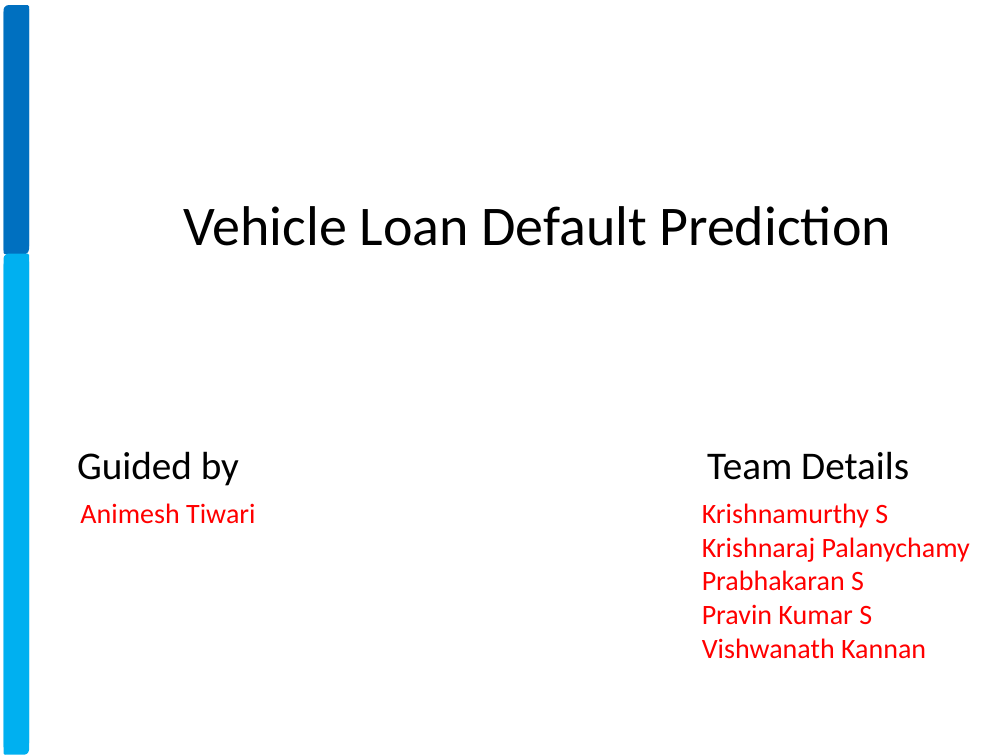
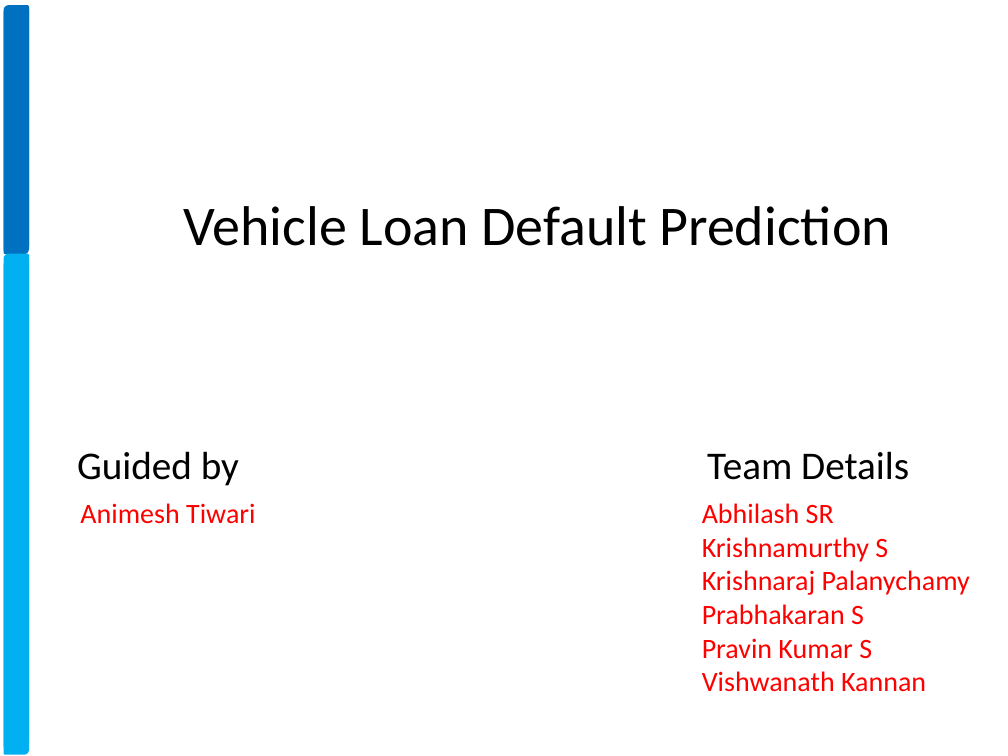
Before and after one commit to xavierigneous/Vehicle-Loan-Default-Prediction, a slide deck: slide 1 of Pravin Kumar/Vehicle Loan Default Prediction.pptx. Drawn at 1008x756 pixels with LibreOffice and Linux fonts; fonts in the diff are those of the drawing; background and template pictures are left out. Boxes give left, top, right and bottom in pixels: in the first picture for what was removed or moved away, otherwise in the second. Text is boxed around its words. In the diff, an @@ line names an element or a change of style, - is before the commit and + after.

```diff
--- a/Pravin Kumar/Vehicle Loan Default Prediction.pptx
+++ b/Pravin Kumar/Vehicle Loan Default Prediction.pptx
@@ text at (702, 503, 834, 524): paragraph added @@
+Abhilash SR
```
Also in this commit, not shown: 6 other slides changed, 8 slides added, 5 slides removed, 3 other files.
